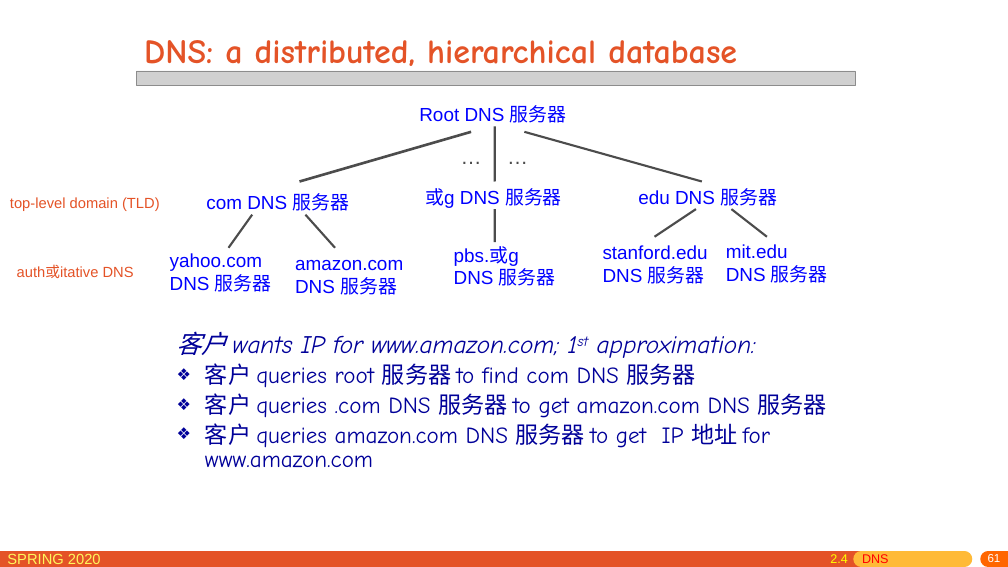
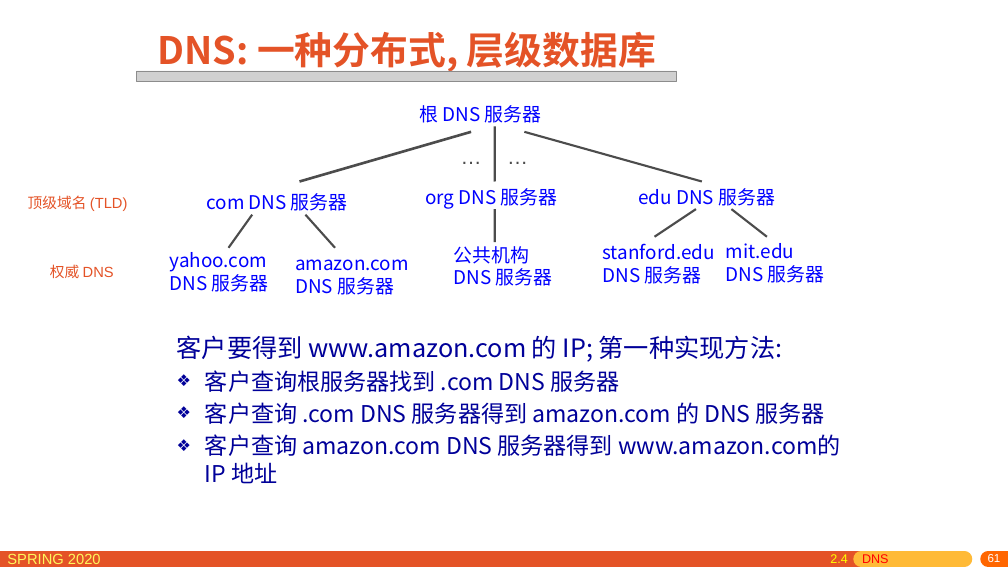
Before and after one commit to network-distributed/presentations, a slide deck: slide 61 of chapter2_cn.pptx. Drawn at 1008x567 pixels with LibreOffice and Linux fonts; fonts in the diff are those of the drawing; grey boxes stand for pictures. Boxes give left, top, right and bottom in pixels: in the first picture for what was removed or moved away, otherwise in the second. Text is boxed around its words. In the diff, an @@ line names an element or a change of style, - is before the commit and + after.

```diff
--- a/chapter2_cn.pptx
+++ b/chapter2_cn.pptx
@@ title at [157, 26, 656, 75]: text changed; size 32.4 to 36 pt; font Comic Neue to Noto Sans CJK SC @@
-DNS: a distributed, hierarchical database
+DNS: 一种分布式, 层级数据库
@@ picture: place and size @@
-picture at [137, 71, 856, 85]
+picture at [137, 71, 677, 82]
@@ text at [419, 105, 542, 123]: text changed; font Arial to Noto Sans CJK SC @@
-Root DNS 服务器
+根 DNS 服务器
@@ text at [28, 195, 128, 211]: text changed @@
-top-level domain (TLD)
+顶级域名 (TLD)
@@ text at [425, 188, 558, 209]: text changed; font Arial to Noto Sans CJK SC @@
-或g DNS 服务器
+org DNS 服务器
@@ font Arial to Noto Sans CJK SC in 6 elements at [726, 243, 825, 283], [170, 252, 269, 292], [638, 188, 775, 209], [206, 193, 348, 215], [295, 259, 409, 295], [603, 243, 715, 284] @@
@@ text at [50, 264, 114, 278]: text changed @@
-auth或itative DNS
+权威 DNS
@@ text at [454, 246, 530, 264]: text changed; font Arial to Noto Sans CJK SC @@
-pbs.或g
+公共机构
@@ text at [454, 268, 553, 286]: font Arial to Noto Sans CJK SC in "DNS 服务器" @@
@@ text at [177, 335, 841, 484]: text changed; font Comic Neue to Noto Sans CJK SC @@
-客户 wants IP for www.amazon.com; 1st approximation:
-❖ 客户 queries root 服务器 to find com DNS 服务器
-❖ 客户 queries .com DNS 服务器 to get amazon.com DNS 服务器
-❖ 客户 queries amazon.com DNS 服务器 to get IP 地址 for www.amazon.com
+客户要得到 www.amazon.com 的 IP; 第一种实现方法:
+❖ 客户查询根服务器找到 .com DNS 服务器
+❖ 客户查询 .com DNS 服务器得到 amazon.com 的 DNS 服务器
+❖ 客户查询 amazon.com DNS 服务器得到 www.amazon.com的 IP 地址
```
Also in this commit, not shown: 32 other slides changed, 4 slides added, 3 slides removed, 1 other file.
